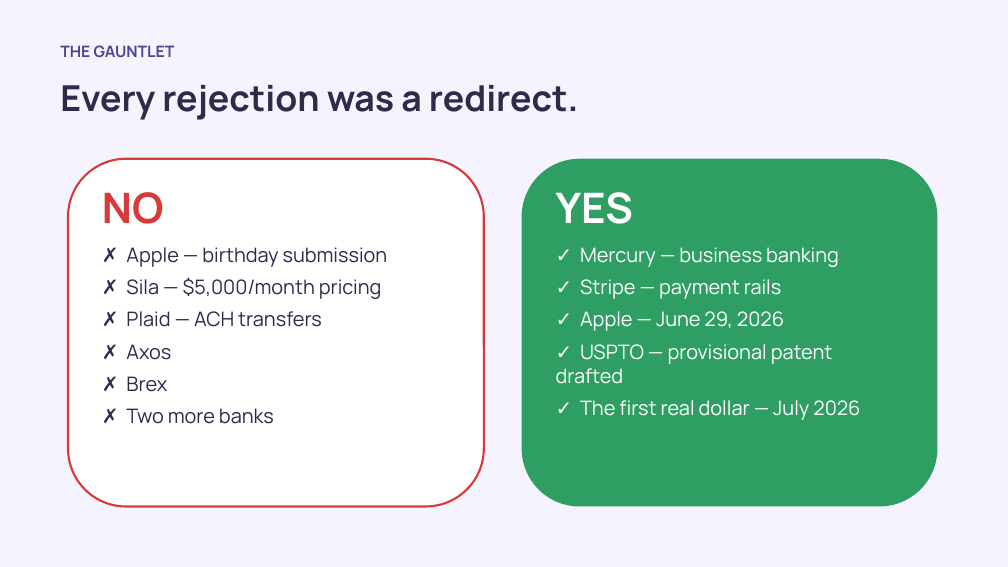
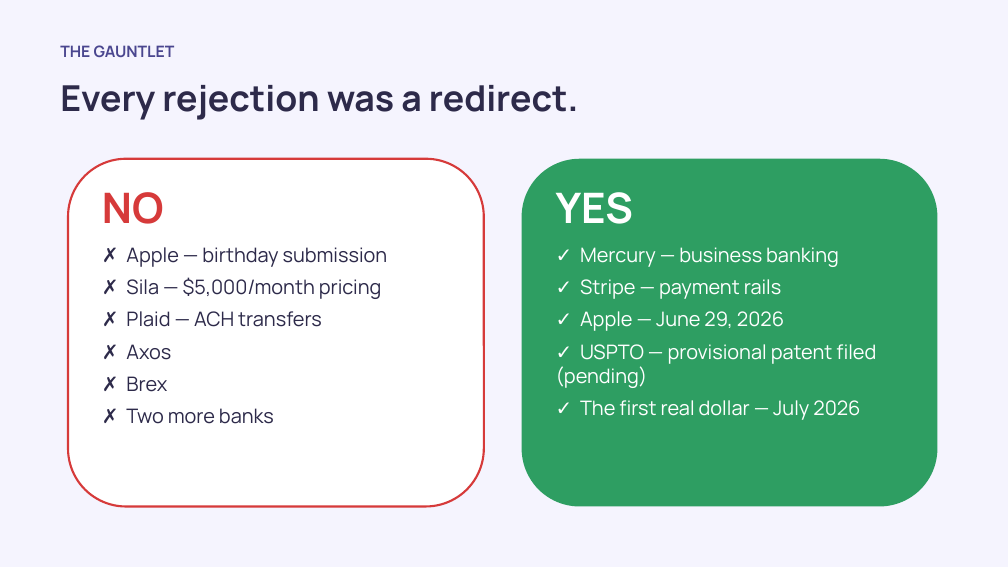
Before and after one commit to Dime-Time/Dime-Time-Technologies, a slide deck: slide 13 of attached_assets/timeline-deck-slides/dime-time-timeline-deck.pptx. Drawn at 1008x567 pixels with LibreOffice and Linux fonts; fonts in the diff are those of the drawing. Boxes give left, top, right and bottom in pixels: in the first picture for what was removed or moved away, otherwise in the second. Text is boxed around its words. In the diff, an @@ line names an element or a change of style, - is before the commit and + after.

```diff
--- a/attached_assets/timeline-deck-slides/dime-time-timeline-deck.pptx
+++ b/attached_assets/timeline-deck-slides/dime-time-timeline-deck.pptx
@@ text at (556, 344, 876, 388): text changed @@
-✓ USPTO — provisional patent drafted
+✓ USPTO — provisional patent filed (pending)
```
Also in this commit, not shown: 4 other slides changed, 11 other files.
